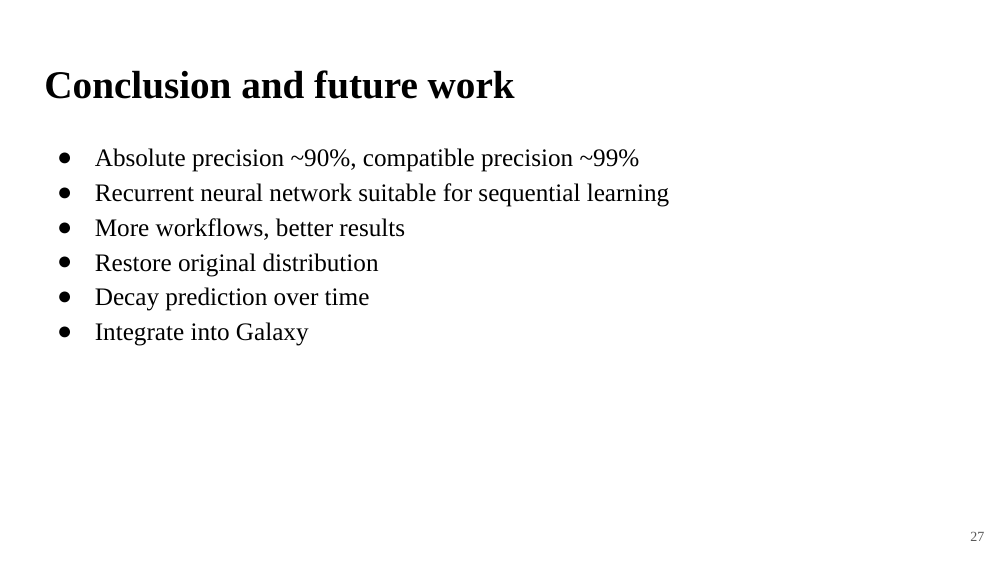
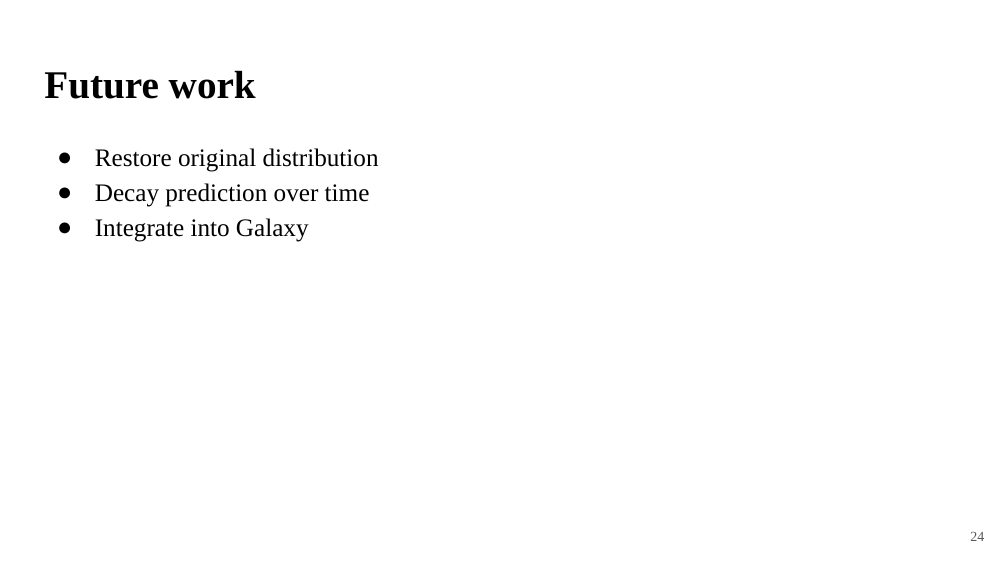
Before and after one commit to anuprulez/latex_master_thesis, a slide deck: slide 24 of Presentation_figures/MasterThesisPresentation.pptx (slide 27 before the commit). Drawn at 1008x567 pixels with LibreOffice and Linux fonts; fonts in the diff are those of the drawing. Boxes give left, top, right and bottom in pixels: in the first picture for what was removed or moved away, otherwise in the second. Text is boxed around its words. In the diff, an @@ line names an element or a change of style, - is before the commit and + after.

```diff
--- a/Presentation_figures/MasterThesisPresentation.pptx
+++ b/Presentation_figures/MasterThesisPresentation.pptx
@@ title at (44, 70, 256, 99): text changed @@
-Conclusion and future work
+Future work
@@ text at (95, 148, 669, 240): paragraphs removed @@
-● Absolute precision ~90%, compatible precision ~99%
-● Recurrent neural network suitable for sequential learning
-● More workflows, better results
@@ page number at (970, 532, 984, 541): text changed @@
-27
+24
```
Also in this commit, not shown: 21 other slides changed, 3 slides added, 4 slides removed, 3 other files.
